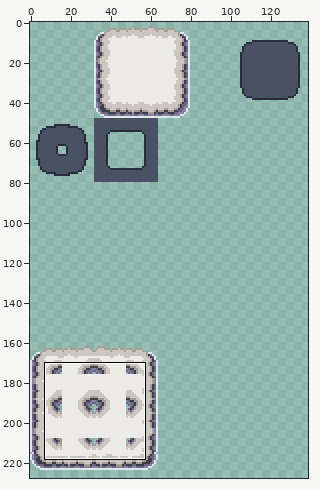
Two states of a pixel-art file, Assets/Art/home_tileset.aseprite. Above: a wide view before the commit, with the close-up outlined.
Close-up. Before the edit:
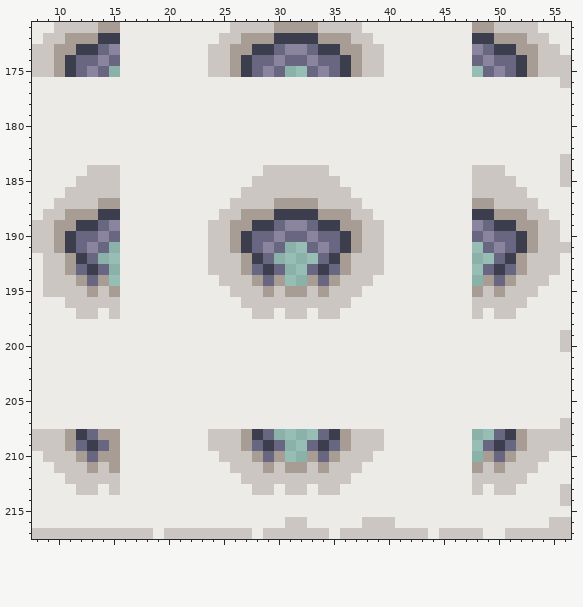
320x320 pixels, 1 frame. Shown: x 8..56, y 171..217. The wide view leaves out empty margins.
And afterwards:
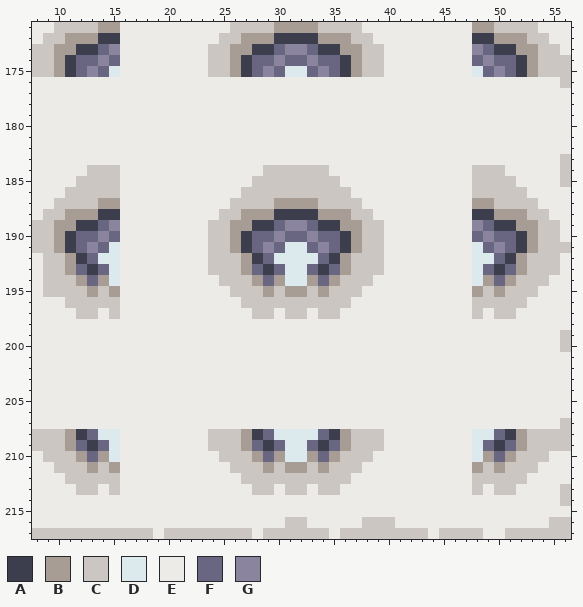
Palette (. is transparent): A #3d3e4d  B #a79d95  C #cbc6c1  D #dceaee  E #ecebe7  F #696682  G #8b849f
From the commit log: [Feat] Set Dec on Stage Home
The exact change:
Layer "Dirt":
Colour D is added in row 175 at x 15, 31 to 32 and 48; in row 191 at x 15, 31 to 32 and 48; in row 192 at x 14 to 15, 30 to 33 and 48 to 49; in rows 193 to 194 at x 15, 31 to 32 and 48; in row 208 at x 30 to 33 and 48 to 49; in rows 209 to 210 at x 31 to 32 and 48.
Colour D replaces colour B in row 208 at x 14 to 15; in rows 209 to 210 at x 15.
